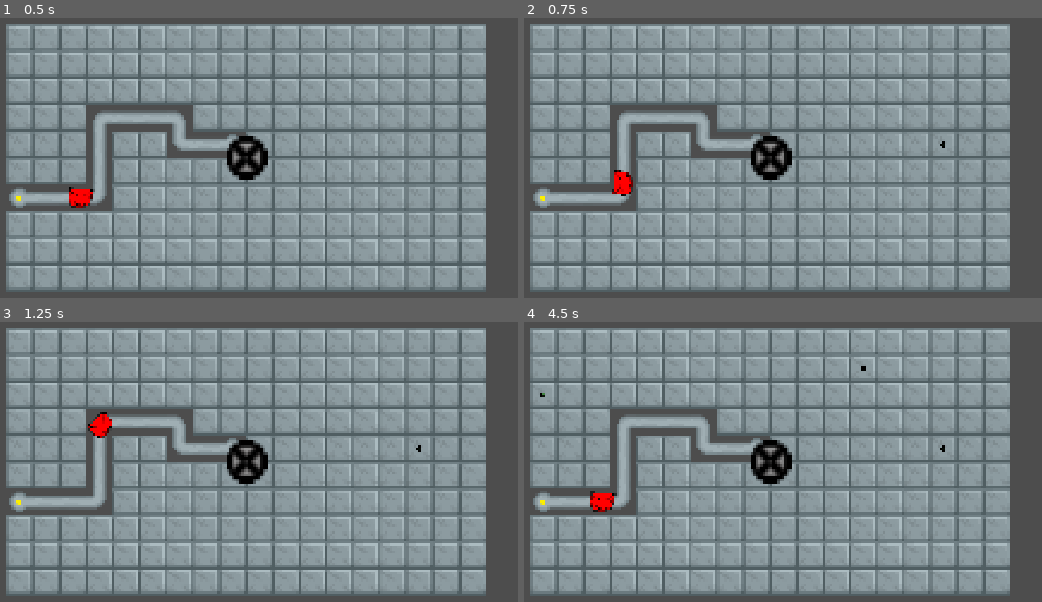
Above: before the commit, frames 1-4 (two rows, left to right).
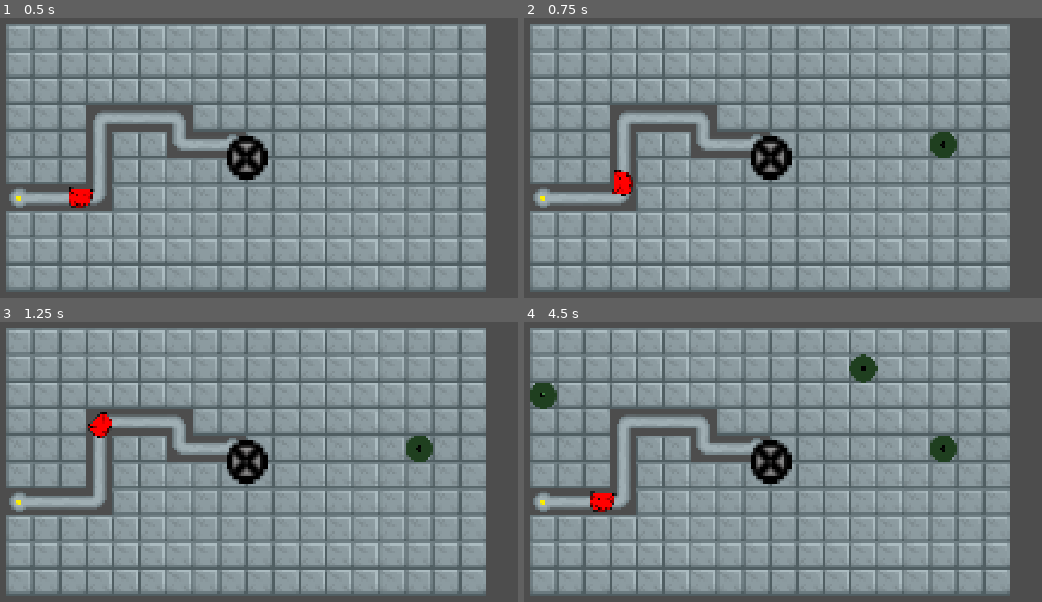
Above: after the commit, the same moments.

Repository: MasonGailiunas/csproject
Game: Godot game, scene res://Scenes/battle.tscn
Two runs of this game, one before a commit and one after it. Both use one fixed random seed, a clock stepped at 60 frames per second and the inputs below.
Inputs (mouse positions are in pixels of both pictures, inside the frame that each line leads up to):
- Up to frame 1 (0.5 s): no input
- Up to frame 2 (0.75 s): move the mouse to (943, 135) at 0.52 s; hold E (toggle_build) from 0.53 s (still down); click (943, 135) at 0.67 s
- Up to frame 3 (1.25 s): keep holding E (toggle_build)
- Up to frame 4 (4.5 s): release E (toggle_build) at 1.25 s; drag from (612, 484) to (943, 448) at 1.27 s; move the mouse to (850, 364) at 2.02 s; hold E (toggle_build) 2.03-2.75 s; click (850, 364) at 2.17 s; drag from (731, 551) to (865, 369) at 2.77 s; move the mouse to (1010, 529) at 3.52 s; hold E (toggle_build) 3.53-4.25 s; click (1010, 529) at 3.67 s; drag from (529, 394) to (1021, 529) at 4.27 s

Frame 1 is identical in both runs. In frame 2, 0.4% of the frame differs, in the area x 78-84%, y 40-50%; in frame 3, 0.4%; in frame 4, 1.2%, in the area x 1-84%, y 11-50%.

Commit message:
worked on making a range for towers
9/23

Diff:
--- a/Scenes/battle.tscn
+++ b/Scenes/battle.tscn
@@ -10,6 +10,7 @@
 [ext_resource type="PackedScene" uid="uid://dxsr3drsevq5p" path="res://Scenes/wave_manager.tscn" id="7_ww2ai"]
 [ext_resource type="Script" uid="uid://dtrcr6rjwutla" path="res://wave_1.gd" id="8_lrv64"]
 [ext_resource type="Resource" uid="uid://bqdt5rrp781sc" path="res://wave_1.tres" id="10_k7mbx"]
+[ext_resource type="PackedScene" uid="uid://de8y41782xhva" path="res://testtower_1.tscn" id="11_upb72"]
 
 [node name="MAIN" type="Node2D" unique_id=1929051744]
 script = ExtResource("1_qeyqd")
@@ -17,8 +18,9 @@
 [node name="Camera2D" type="Camera2D" parent="." unique_id=78217955]
 script = ExtResource("1_pd5xk")
 
-[node name="PlacementManager" parent="." unique_id=1106805761 node_paths=PackedStringArray("tile_map_layer") instance=ExtResource("2_f6xt6")]
+[node name="PlacementManager" parent="." unique_id=1106805761 node_paths=PackedStringArray("tile_map_layer", "range_circle") instance=ExtResource("2_f6xt6")]
 tile_map_layer = NodePath("TileMapLayer")
+range_circle = NodePath("../testtower1/Sprite2D/range circle")
 
 [node name="TileMapLayer" parent="PlacementManager" unique_id=95948562 instance=ExtResource("3_ww2ai")]
 
@@ -37,4 +39,13 @@
 waves = Array[ExtResource("8_lrv64")]([ExtResource("10_k7mbx")])
 path_node = NodePath("../PlacementManager/TileMapLayer/Path2D")
 
+[node name="testtower1" parent="." unique_id=13791481 instance=ExtResource("11_upb72")]
+visible = false
+
+[node name="range circle" parent="testtower1/Sprite2D" parent_id_path=PackedInt32Array(13791481, 1529300636) index="0" unique_id=1544847291]
+visible = false
+modulate = Color(1, 1, 1, 0.44705883)
+
 [editable path="PlacementManager/TileMapLayer"]
+[editable path="ENEMY"]
+[editable path="testtower1"]
--- a/placement_manager.gd
+++ b/placement_manager.gd
@@ -2,9 +2,15 @@
 
 @export var item_scene: PackedScene
 @export var tile_map_layer: TileMapLayer
+@export var range_circle: Sprite2D
 
 var current_preview: Area2D = null
 var source_id = 0
+
+func _ready() -> void:
+	range_circle.hide()
+	range_circle.scale = Vector2(2,2)
+	print(range_circle.scale)
 
 func _input(event: InputEvent) -> void:
 	if event.is_action_pressed("toggle_build") and current_preview == null:
@@ -46,19 +52,26 @@
 
 	var source_id = tile_map_layer.get_cell_source_id(local_grid_pos)
 
+
 	current_preview.global_position = snapped_world_pos
 
 	if current_preview.is_valid_spot():
 		if source_id == 0:
 			current_preview.modulate = Color(0.5, 1.0, 0.5, 0.6)
+			range_circle.show()
 		else:
 			current_preview.modulate = Color(1.0, 0.5, 0.5, 0.6)
+			range_circle.hide()
 	else:
 		current_preview.modulate = Color(1.0, 0.5, 0.5, 0.6)
+		range_circle.hide()
 
 func finalize_placement() -> void:
+	range_circle.hide()
 	current_preview.set_preview_mode(false)
 	current_preview = null
+	print("Printed! ")
+	print(range_circle.visible)
 
 
 func cancel_placement() -> void:
--- a/testtower_1.tscn
+++ b/testtower_1.tscn
@@ -2,6 +2,7 @@
 
 [ext_resource type="Script" uid="uid://2rekof4yteq" path="res://testtower_1.gd" id="1_78ped"]
 [ext_resource type="Texture2D" uid="uid://cofxqhmrdiplr" path="res://images/tower.png" id="2_el1nf"]
+[ext_resource type="Texture2D" uid="uid://bibk4wlw5825f" path="res://images/New Piskel-1.png (2).png" id="3_el1nf"]
 
 [sub_resource type="CircleShape2D" id="CircleShape2D_uu5co"]
 radius = 7.0
@@ -13,5 +14,10 @@
 [node name="Sprite2D" type="Sprite2D" parent="." unique_id=1529300636]
 texture = ExtResource("2_el1nf")
 
+[node name="range circle" type="Sprite2D" parent="Sprite2D" unique_id=1544847291]
+show_behind_parent = true
+scale = Vector2(2, 2)
+texture = ExtResource("3_el1nf")
+
 [node name="CollisionShape2D" type="CollisionShape2D" parent="." unique_id=897154620]
 shape = SubResource("CircleShape2D_uu5co")
Binary file added: New Piskel-1.png (2).png
Not shown, added: New Piskel-1.png (2).png.import
Binary file added: images/New Piskel-1.png (2).png
Not shown, added: images/New Piskel-1.png (2).png.import
